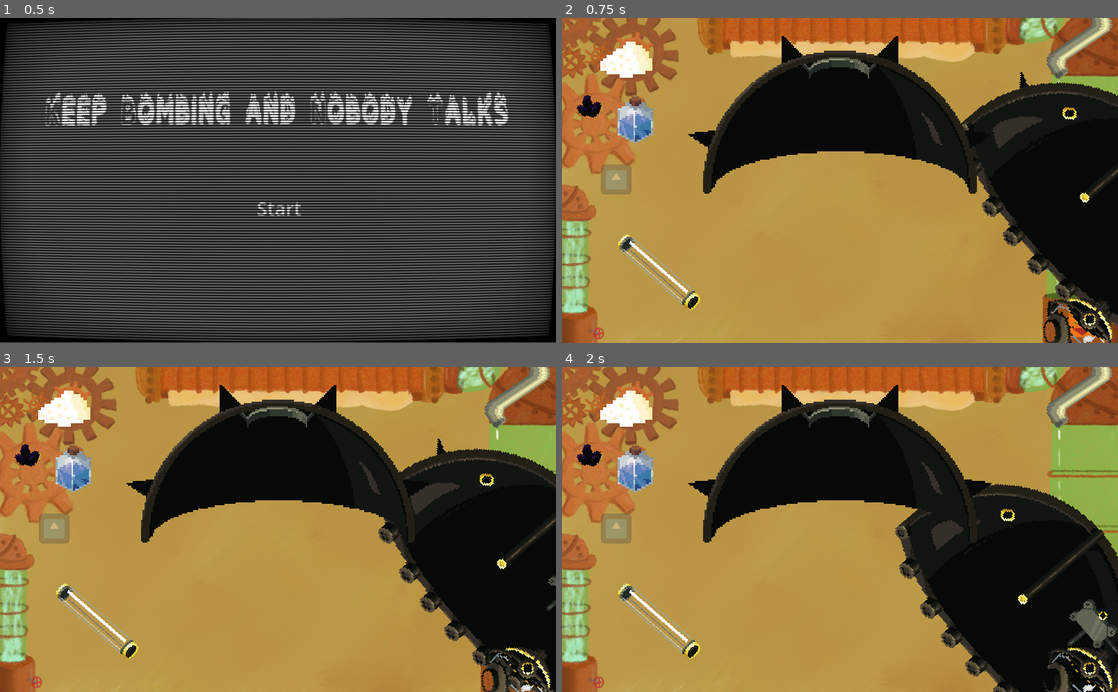
Above: before the commit, frames 1-4 (two rows, left to right).
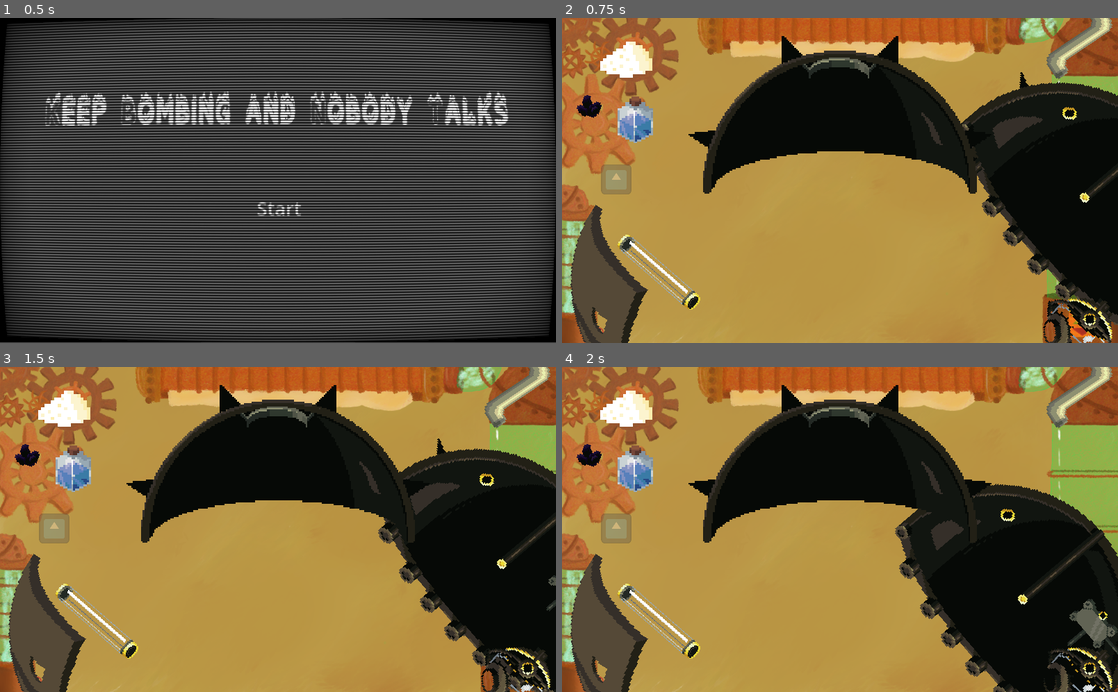
Above: after the commit, the same moments.

Repository: MarianPoirot/Gamejam-construire
Game: Godot game, scene res://Scenes/World/Opening.tscn
Same seed, same stepped clock (60 frames per second), same inputs: the game is played once before the commit and once after it. The engine's default icon, where the game draws it, is replaced by a stand-in: a white triangle on a blue panel in a dark square.
Inputs (mouse positions are in pixels of both pictures, inside the frame that each line leads up to):
- Up to frame 1 (0.5 s): no input
- Up to frame 2 (0.75 s): click "Start" at 0.5 s
- Up to frame 3 (1.5 s): tap Enter at 1.25 s; drag from (528, 542) to (467, 594) at 1.27 s
- Up to frame 4 (2 s): no input

Frame 1 is identical in both runs. In frame 2, 3.4% of the frame differs, in the area x 1-16%, y 57-100%; in frame 3, 3.4%; in frame 4, 3.4%.

Commit message:
added coque avant inf L et R (WIP)

Diff:
--- /dev/null
+++ b/Scenes/Pieces/coque_avant_inf_L.tscn
@@ -0,0 +1,27 @@
+[gd_scene load_steps=4 format=3 uid="uid://5n2yjrnh0lvi"]
+
+[ext_resource type="PackedScene" uid="uid://dfk32paob4qpa" path="res://Scenes/Pieces/Piece.tscn" id="1_qd0qr"]
+[ext_resource type="Texture2D" uid="uid://danvq0lx1bjk0" path="res://Assets/Sprites/Coque_avant_inférieur_gauche.png" id="2_gqgq5"]
+
+[sub_resource type="ConvexPolygonShape2D" id="ConvexPolygonShape2D_pjbpw"]
+
+[node name="Coque_inf_avant_l" instance=ExtResource("1_qd0qr")]
+texture_filter = 1
+id = 26
+can_activate_ancre = false
+
+[node name="CollisionPolygon2D" type="CollisionPolygon2D" parent="." index="0"]
+scale = Vector2(5, 5)
+polygon = PackedVector2Array(2.4, -3.4, 3.8, 2.8, 6, 7, 8.2, 8.4, 8, 8.8, 3, 8, -2.2, 5, -6, 0.6, -8, -4.4, -8.4, -8.8, -7.4, -8.8, -6.6, -7, -4, -5, -0.8, -4, 0.8, -3.6)
+
+[node name="DragDropCollision" parent="." index="1"]
+visible = false
+scale = Vector2(5, 5)
+shape = SubResource("ConvexPolygonShape2D_pjbpw")
+
+[node name="Ancre" parent="." index="2"]
+position = Vector2(5, -9)
+metadata/_edit_group_ = true
+
+[node name="Sprite2D" type="Sprite2D" parent="." index="3"]
+texture = ExtResource("2_gqgq5")
--- /dev/null
+++ b/Scenes/Pieces/coque_avant_inf_R.tscn
@@ -0,0 +1,32 @@
+[gd_scene load_steps=5 format=3 uid="uid://ddce3absi6w14"]
+
+[ext_resource type="PackedScene" uid="uid://dfk32paob4qpa" path="res://Scenes/Pieces/Piece.tscn" id="1_qlej6"]
+[ext_resource type="Texture2D" uid="uid://b2lox0ij2ywif" path="res://Assets/Sprites/Coque_avant_inférieur_droit.png" id="2_apml3"]
+[ext_resource type="PackedScene" uid="uid://nulgtes263rk" path="res://Scenes/Pieces/coque_inférieure.tscn" id="2_w1s20"]
+
+[sub_resource type="ConvexPolygonShape2D" id="ConvexPolygonShape2D_pjbpw"]
+
+[node name="Coque_inf_avant_l" instance=ExtResource("1_qlej6")]
+texture_filter = 1
+id = 27
+can_activate_ancre = false
+
+[node name="Coque_inf" parent="." index="0" instance=ExtResource("2_w1s20")]
+position = Vector2(-42, -14)
+
+[node name="CollisionPolygon2D" type="CollisionPolygon2D" parent="." index="1"]
+scale = Vector2(5, 5)
+polygon = PackedVector2Array(-6.8, 7.8, -8.6, 8.8, -3.8, 8.2, 0.8, 6, 4.8, 2.2, 6.6, -0.6, 7.6, -2.6, 8, -4.8, 8.4, -6.8, 8.4, -7.4, 8.4, -8, 8.4, -8.4, 8.4, -8.8, 7.4, -8.6, 6.2, -6.2, 1, -4, -2.4, -3.4, -4, 3.6)
+
+[node name="DragDropCollision" parent="." index="2"]
+visible = false
+scale = Vector2(5, 5)
+shape = SubResource("ConvexPolygonShape2D_pjbpw")
+
+[node name="Ancre" parent="." index="3"]
+position = Vector2(-2, -21)
+metadata/_edit_group_ = true
+
+[node name="Sprite2D" type="Sprite2D" parent="." index="4"]
+visible = false
+texture = ExtResource("2_apml3")
--- a/Scenes/Pieces/coque_inférieure.tscn
+++ b/Scenes/Pieces/coque_inférieure.tscn
@@ -53,6 +53,13 @@
 scale = Vector2(0.5, 0.5)
 id = 15
 
+[node name="ancreCoqueAvantL" parent="recepteurAncre" index="6" instance=ExtResource("3_bm6tj")]
+position = Vector2(-40, -7)
+id = 26
+
+[node name="ancreCoqueAvantInfR" parent="recepteurAncre" index="7" instance=ExtResource("3_bm6tj")]
+position = Vector2(40, -7)
+
 [node name="ZoneAsouder" parent="." index="5" instance=ExtResource("4_erv1l")]
 position = Vector2(-1.42109e-14, -40)
 maxSoudures = 50
--- a/Scenes/World/Main.tscn
+++ b/Scenes/World/Main.tscn
@@ -19,6 +19,7 @@
 [ext_resource type="PackedScene" uid="uid://bprpu8fe22nhe" path="res://Scenes/Pieces/ferAsouder.tscn" id="16_mju8g"]
 [ext_resource type="PackedScene" uid="uid://bvmk1lo1hl4ea" path="res://Scenes/Pieces/goupille.tscn" id="16_vplyf"]
 [ext_resource type="PackedScene" uid="uid://dpw714oplylju" path="res://Scenes/World/tapis_roulant.tscn" id="17_hyrnp"]
+[ext_resource type="PackedScene" uid="uid://5n2yjrnh0lvi" path="res://Scenes/Pieces/coque_avant_inf_L.tscn" id="20_nb4rh"]
 
 [node name="Main" type="Node2D"]
 script = ExtResource("1_vn17v")
@@ -103,3 +104,7 @@
 [node name="combustible" parent="." instance=ExtResource("5_6g2yp")]
 position = Vector2(50, 164)
 scale = Vector2(3, 3)
+
+[node name="Coque_inf_avant_l" parent="." instance=ExtResource("20_nb4rh")]
+position = Vector2(98, 524)
+scale = Vector2(3, 3)
--- a/Scripts/id.gd
+++ b/Scripts/id.gd
@@ -25,7 +25,11 @@
 	sodium2=20,
 	sodium3=21,
 	turbine=22,
-	chaudiere_ouverte=23
+	chaudiere_ouverte=23,
+	coque_avant_sup_l=24,
+	coque_avant_sup_r=25,
+	coque_avant_inf_l=26,
+	coque_avant_inf_r=27
 }
 
 var dependancies = {
@@ -47,7 +51,11 @@
 	id_pieces.sodium: [id_pieces.entonnoir],
 	id_pieces.sodium2: [id_pieces.sodium],
 	id_pieces.sodium3: [id_pieces.sodium2],
-	id_pieces.turbine: [id_pieces.coque_inf]
+	id_pieces.turbine: [id_pieces.coque_inf],
+	id_pieces.coque_avant_sup_l: [id_pieces.conduitVapeur,id_pieces.goupille,id_pieces.resistance,id_pieces.combustible],
+	id_pieces.coque_avant_sup_r: [id_pieces.conduitVapeur,id_pieces.goupille,id_pieces.resistance,id_pieces.combustible],
+	id_pieces.coque_avant_inf_l: [id_pieces.conduitVapeur,id_pieces.goupille,id_pieces.resistance,id_pieces.combustible],
+	id_pieces.coque_avant_inf_r: [id_pieces.conduitVapeur,id_pieces.goupille,id_pieces.resistance,id_pieces.combustible]
 }
 
 var state_dependencies = {
@@ -73,7 +81,11 @@
 	id_pieces.sodium2: false,
 	id_pieces.sodium3: false,
 	id_pieces.turbine: false,
-	id_pieces.chaudiere_ouverte: false
+	id_pieces.chaudiere_ouverte: false,
+	id_pieces.coque_avant_sup_l: false,
+	id_pieces.coque_avant_sup_r: false,
+	id_pieces.coque_avant_inf_l: false,
+	id_pieces.coque_avant_inf_r: false
 }
 
 var drag_and_drop_taken := false
Not shown: 1 places in Scenes/World/Main.tscn that only renumber resources
